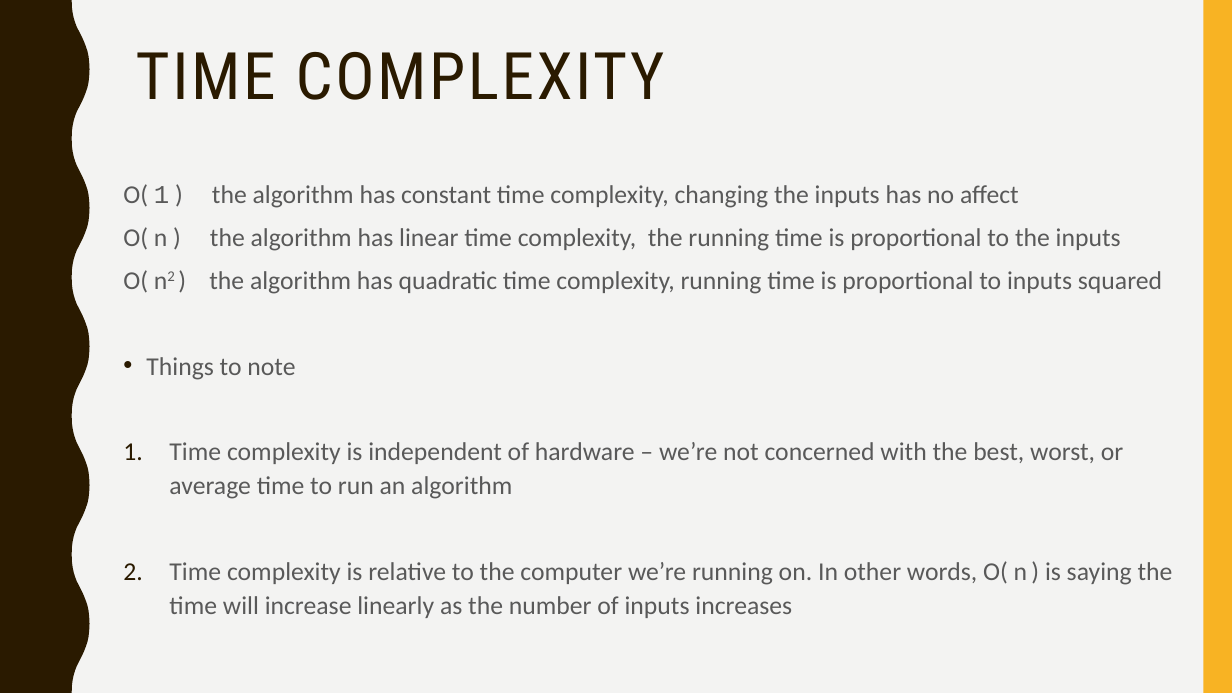
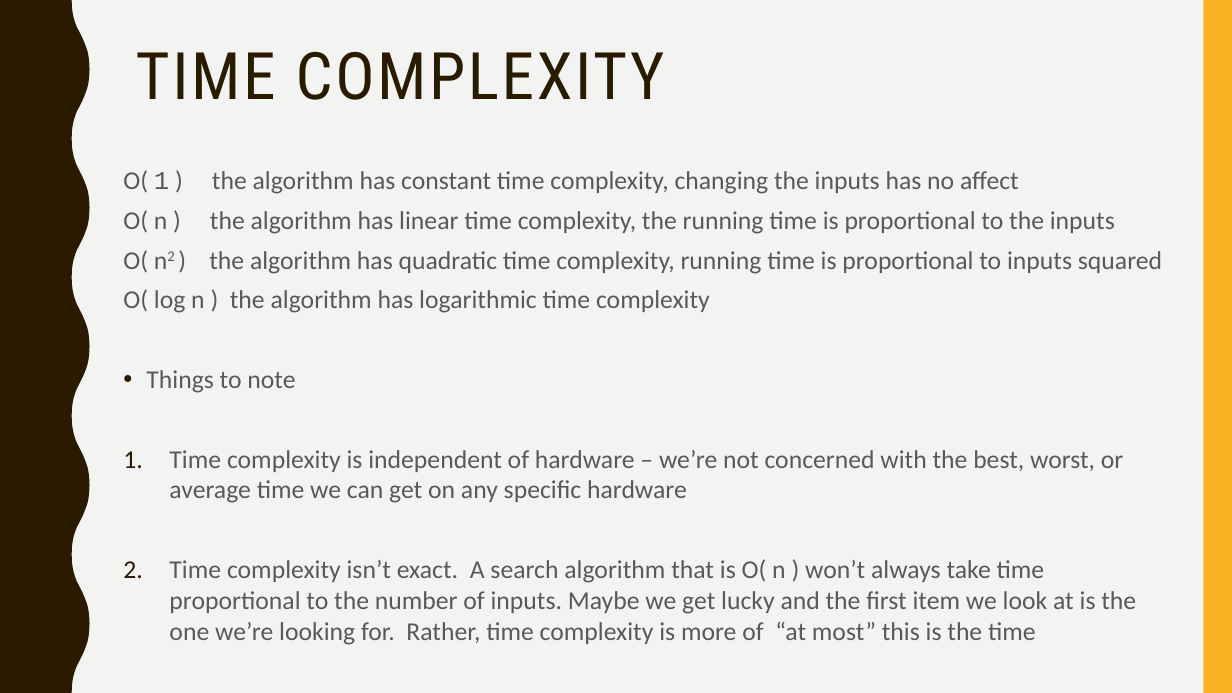
Before and after one commit to narock/scientific_computing_course, a slide deck: slide 29 of 05_Simulation_and_Complexity/05_Simulation_and_Complexity.pptx (slide 25 before the commit). Drawn at 1232x693 pixels with LibreOffice and Linux fonts; fonts in the diff are those of the drawing. Boxes give left, top, right and bottom in pixels: in the first picture for what was removed or moved away, otherwise in the second. Text is boxed around its words. In the diff, an @@ line names an element or a change of style, - is before the commit and + after.

Commit message:
Added 05_Simulation_and_Complexity ipynb

```diff
--- a/05_Simulation_and_Complexity/05_Simulation_and_Complexity.pptx
+++ b/05_Simulation_and_Complexity/05_Simulation_and_Complexity.pptx
@@ text "O( 1 ) the algorithm ...": place and size @@
-text "O( 1 ) the algorithm ..." at [123,184,1173,618]
+text "O( 1 ) the algorithm ..." at [123,170,1162,645]
@@ text at [123,170,1162,393]: line spacing 1.1 to 1 @@
@@ text at [123,289,710,313]: paragraph added @@
+O( log n ) the algorithm has logarithmic time complexity
@@ text at [169,450,1136,645]: text changed @@
-1. Time complexity is independent of hardware – we’re not concerned with the best, worst, or average time to run an algorithm
-2. Time complexity is relative to the computer we’re running on. In other words, O( n ) is saying the time will increase linearly as the number of inputs increases
+1. Time complexity is independent of hardware – we’re not concerned with the best, worst, or average time we can get on any specific hardware
+2. Time complexity isn’t exact. A search algorithm that is O( n ) won’t always take time proportional to the number of inputs. Maybe we get lucky and the first item we look at is the one we’re looking for. Rather, time complexity is more of “at most” this is the time
```
Also in this commit, not shown: 5 other slides changed, 4 slides added, 4 other files.
